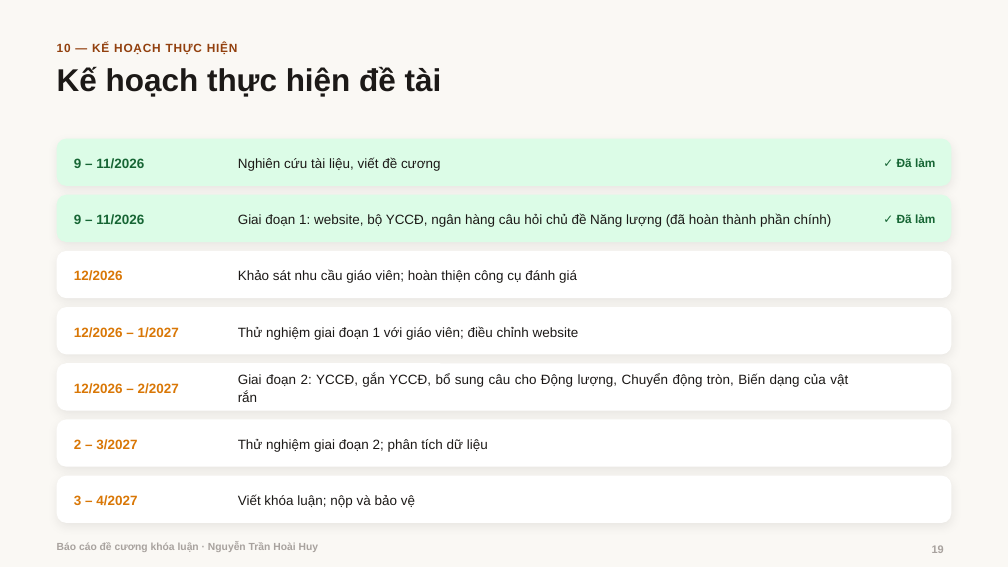
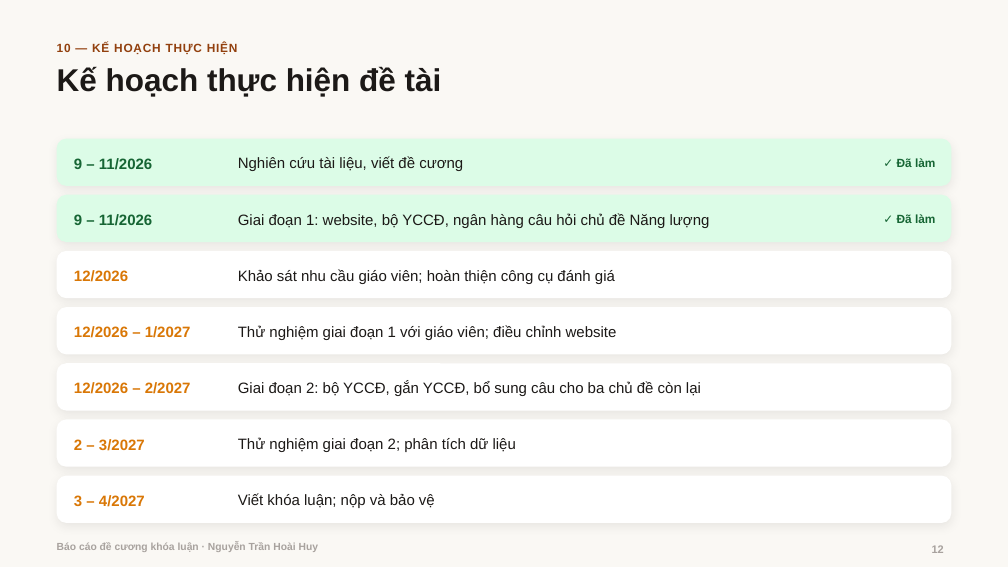
Before and after one commit to hoaihuy2609/kltn, a slide deck: slide 12 of tai-ve/Bao_cao_de_cuong.pptx (slide 19 before the commit). Drawn at 1008x567 pixels with LibreOffice and Linux fonts; fonts in the diff are those of the drawing; background and template pictures are left out. Boxes give left, top, right and bottom in pixels: in the first picture for what was removed or moved away, otherwise in the second. Text is boxed around its words. In the diff, an @@ line names an element or a change of style, - is before the commit and + after.

```diff
--- a/tai-ve/Bao_cao_de_cuong.pptx
+++ b/tai-ve/Bao_cao_de_cuong.pptx
@@ text at bbox=[238, 213, 710, 228]: text changed; size 12.8 to 14.3 pt @@
-Giai đoạn 1: website, bộ YCCĐ, ngân hàng câu hỏi chủ đề Năng lượng (đã hoàn thành phần chính)
+Giai đoạn 1: website, bộ YCCĐ, ngân hàng câu hỏi chủ đề Năng lượng
@@ text at bbox=[238, 381, 701, 396]: text changed; size 12.8 to 14.3 pt @@
-Giai đoạn 2: YCCĐ, gắn YCCĐ, bổ sung câu cho Động lượng, Chuyển động tròn, Biến dạng của vật rắn
+Giai đoạn 2: bộ YCCĐ, gắn YCCĐ, bổ sung câu cho ba chủ đề còn lại
@@ size 12.8 to 14.3 pt in 7 elements at bbox=[74, 158, 152, 170], bbox=[74, 214, 152, 226], bbox=[74, 270, 128, 282], bbox=[74, 326, 191, 338], bbox=[74, 382, 191, 394], bbox=[74, 439, 145, 451], bbox=[74, 495, 145, 507] @@
@@ size 12.8 to 14.3 pt; alignment justified to left; line spacing 1.11 to 1.07 in 5 elements at bbox=[238, 156, 463, 171], bbox=[238, 269, 615, 284], bbox=[238, 325, 617, 340], bbox=[238, 437, 516, 452], bbox=[238, 493, 435, 508] @@
```
Also in this commit, not shown: 8 other slides changed, 2 slides added, 10 slides removed, 4 other files.
